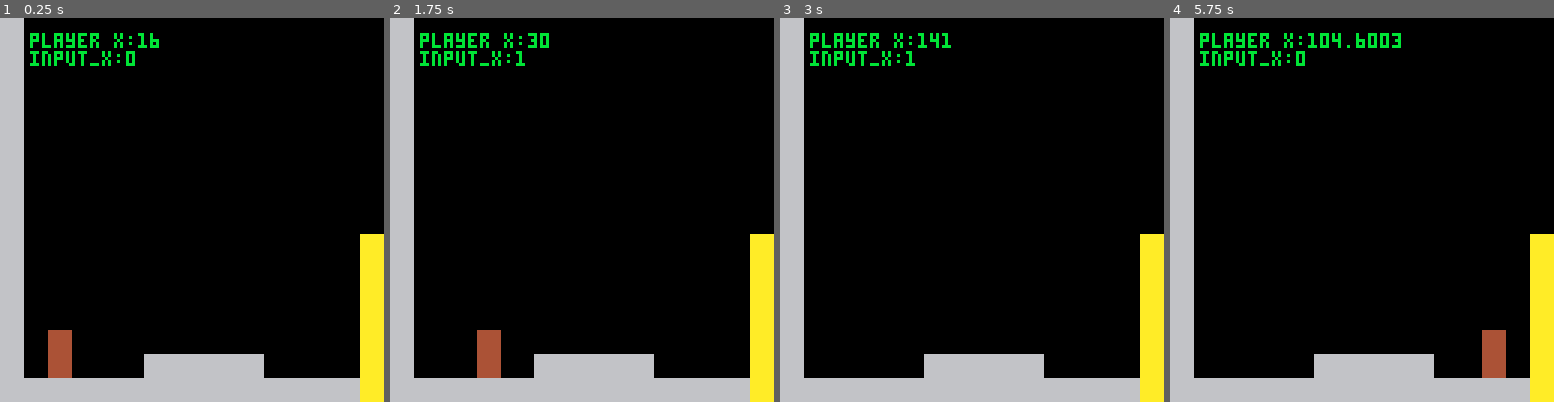
Above: before the commit, frames 1-4 (left to right).
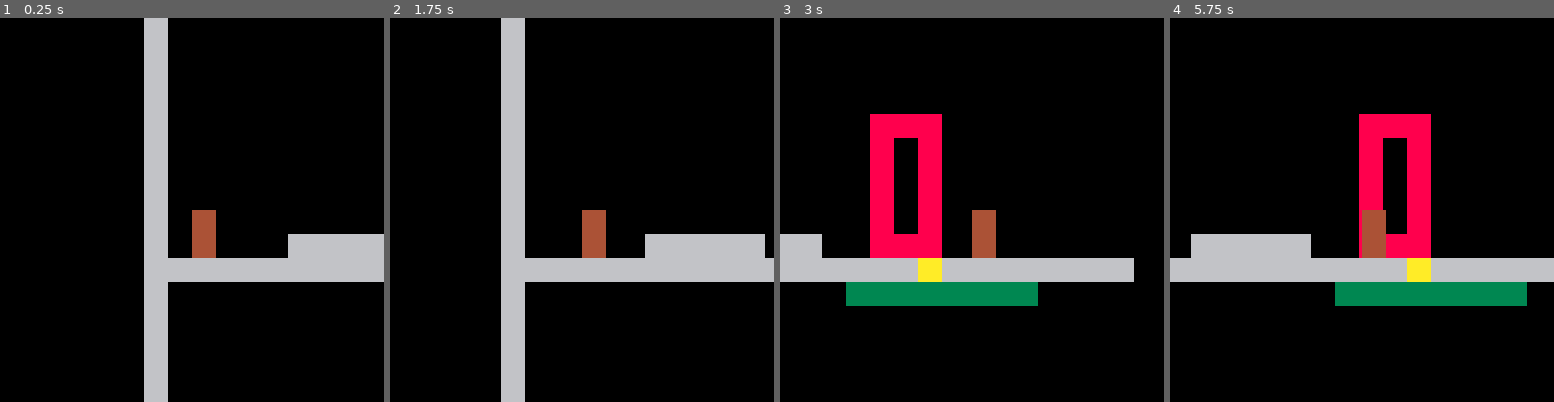
Above: after the commit, the same moments.

Repository: DiegoArmando/gbgj-08-22
Game: PICO-8 cartridge gbgj_8_22.p8
Same seed, same stepped clock (60 frames per second), same inputs: the game is played once before the commit and once after it.
Inputs:
- Up to frame 1 (0.25 s): no input
- Up to frame 2 (1.75 s): tap X (X key) at 0.33, 1.07 s; tap O (Z key) at 0.7, 1.7 s; hold Right from 1.6 s (still down)
- Up to frame 3 (3 s): tap X (X key) at 1.85, 2.97 s; release Right at 2.1 s; tap O (Z key) at 2.1, 2.5, 2.9 s; hold Up 2.15-2.42 s; hold Right from 2.47 s (still down)
- Up to frame 4 (5.75 s): release Right at 3.03 s; hold Left 3.08-3.58 s; tap O (Z key) every 0.4 s from 3.3 to 5.7 s; hold Down 3.63-3.97 s; hold Right 4.02-4.68 s; tap X (X key) at 4.08, 5.2 s; hold Up 4.73-5.03 s; hold Left 5.08-5.68 s; hold Down from 5.73 s (still down)

The runs differ from the first frame. In frame 1, 28% of the frame differs, in the area x 0-100%, y 0-100%; in frame 2, 30%; in frame 3, 32%; in frame 4, 34%.

Commit message:
Trigger updates

Diff:
--- a/gbgj_8_22.p8
+++ b/gbgj_8_22.p8
@@ -9,7 +9,7 @@
 player.speed_x = 0
 player.y = 104
 
-current_room_id = 0
+room_id = 1
 
 k_left=0
 k_right=1
@@ -17,6 +17,14 @@
 k_down=3
 k_interact=4
 k_other=5
+
+rooms = {}
+-- Trigger format:
+-- Upper Left Tile X,Y, Lower Right tile X,Y, Target Room, Target X, Target Y
+rooms[1] = { {13,9,15,14,1,33,12} }
+--rooms[0].spawn =
+rooms[2] = { {29,9,31,4,0}, {48,9,50,14,2} }
+rooms[3] = { {58,9,60,14,1}}
 
 input_x = 0
 input_interact = false
@@ -100,15 +108,28 @@
     player.speed_x = approach(player.speed_x, input_x * target, accel)
 
     player.x += player.speed_x
+
+    -- Check for room triggers
+    for trigger in all(rooms[room_id]) do
+        if player.x > (trigger[1] * 8) and
+        player.x < (trigger[3] * 8) and
+        player.y < (trigger[2] * 8) and
+        player.y > (trigger[4] * 8) then
+            room_id = trigger[5]
+            player.x = trigger[6] * 8
+            player.y = trigger[7] * 8
+        end
+    end
+
 end
 
 function _draw()
     cls()
     map(0, 0, 0, 0, 128, 64)
 
-    if current_room_id == 0 then
-        camera(0,0)
-    end
+    --if current_room_id == 0 then
+    camera(player.x - 64, player.y - 64)
+    --end
 
     print("player x:"..player.x, 10, 5, 11)
 	print("input_x:"..input_x, 10, 11, 11)
@@ -188,22 +209,22 @@
 0000010000000000000000000000000000000000000000000000000000000000000000000000000000000000000000000000000000000000000000000000000000000000000000000000000000000000000000000000000000000000000000000000000000000000000000000000000000000000000000000000000000000000
 0000000000000000000000000000000000000000000000000000000000000000000000000000000000000000000000000000000000000000000000000000000000000000000000000000000000000000000000000000000000000000000000000000000000000000000000000000000000000000000000000000000000000000
 __map__
-0100000000000000000000000000000000000000000000000000000000000000000000000000000000000000000000000000000000000000000000000000000000000000000000000000000000000000000000000000000000000000000000000000000000000000000000000000000000000000000000000000000000000000
-0100000000000000000000000000000000000000000000000000000000000000000000000000000000000000000000000000000000000000000000000000000000000000000000000000000000000000000000000000000000000000000000000000000000000000000000000000000000000000000000000000000000000000
-0100000000000000000000000000000000000000000000000000000000000000000000000000000000000000000000000000000000000000000000000000000000000000000000000000000000000000000000000000000000000000000000000000000000000000000000000000000000000000000000000000000000000000
-0100000000000000000000000000000000000000000000000000000000000000000000000000000000000000000000000000000000000000000000000000000000000000000000000000000000000000000000000000000000000000000000000000000000000000000000000000000000000000000000000000000000000000
-0100000000000000000000000000000000000000000000000000000000000000000000000000000000000000000000000000000000000000000000000000000000000000000000000000000000000000000000000000000000000000000000000000000000000000000000000000000000000000000000000000000000000000
-0100000000000000000000000000000000000000000000000000000000000000000000000000000000000000000000000000000000000000000000000000000000000000000000000000000000000000000000000000000000000000000000000000000000000000000000000000000000000000000000000000000000000000
-0100000000000000000000000000000000000000000000000000000000000000000000000000000000000000000000000000000000000000000000000000000000000000000000000000000000000000000000000000000000000000000000000000000000000000000000000000000000000000000000000000000000000000
-0100000000000000000000000000000000000000000000000000000000000000000000000000000000000000000000000000000000000000000000000000000000000000000000000000000000000000000000000000000000000000000000000000000000000000000000000000000000000000000000000000000000000000
-0100000000000000000000000000000000000000000000000000000001010101010101010101000000000000000000000000000000000000000000000000000000000000000000000000000000000000000000000000000000000000000000000000000000000000000000000000000000000000000000000000000000000000
-0100000000000000000000000000000200000000000000000000000000000000000000000000000000000000000000000000000000000000000000000000000000000000000000000000000000000000000000000000000000000000000000000000000000000000000000000000000000000000000000000000000000000000
-0100000000000000000000000000000200000000000000000000000000000000000000000000000000000000000000000000000000000000000000000000000000000000000000000000000000000000000000000000000000000000000000000000000000000000000000000000000000000000000000000000000000000000
-0100000000000000000000000000000200000000000000000000000000000000000000000000000000000000000000000000000000000000000000000000000000000000000000000000000000000000000000000000000000000000000000000000000000000000000000000000000000000000000000000000000000000000
-0100000000000000000000000000000200000000000000000000000000000000000000000000000000000000000000000000000000000000000000000000000000000000000000000000000000000000000000000000000000000000000000000000000000000000000000000000000000000000000000000000000000000000
-0100000000000000000000000000000200000000000000000000000000000000000000000000000000000000000000000000000000000000000000000000000000000000000000000000000000000000000000000000000000000000000000000000000000000000000000000000000000000000000000000000000000000000
-0100000000000101010101000000000200000000000000000000000000000000000000000000000000000000000000000000000000000000000000000000000000000000000000000000000000000000000000000000000000000000000000000000000000000000000000000000000000000000000000000000000000000000
-0101010101010101010101010101010201010101010101010000000000000000000000000000000000000000000000000000000000000000000000000000000000000000000000000000000000000000000000000000000000000000000000000000000000000000000000000000000000000000000000000000000000000000
+010000000000000000000000000000000000000000000000000000001b000000000000000000000000000000000000000000000000000000001d1d1d1d1d1d1d1d1d1d1d1d1d1d1d1d1d1d1d1d1d1d1d000000000000000000000000000000000000000000000000000000000000000000000000000000000000000000000000
+010000000000000000000000000000000000000000000000000000001b000000000000000000000000000000000000000000000000000000001d0000000000000000000000000000000000000000001d000000000000000000000000000000000000000000000000000000000000000000000000000000000000000000000000
+010000000000000000000000000000000000000000000000000000001b000000000000000000000000000000000000000000001b00000000001d0000000000000000000000000000000000000000001d000000000000000000000000000000000000000000000000000000000000000000000000000000000000000000000000
+010000000000000000000000000000000000000000000000000000001b000000000000000000000000000000000000000000001b00000000001d0000000000000000000000000000000000000000001d000000000000000000000000000000000000000000000000000000000000000000000000000000000000000000000000
+010000000000000000000000000000000000000000000000000000001b000000000000000000000000000000000000000000001b00000000001d0000000000000000000000000000000000000000001d000000000000000000000000000000000000000000000000000000000000000000000000000000000000000000000000
+010000000000000000000000000000000000000000000000000000001b000000000000000000000000000000000000000000001b00000000001d0000000000000000000000000000000000000000001d000000000000000000000000000000000000000000000000000000000000000000000000000000000000000000000000
+010000000000000000000000000000000000000000000000000000001b000000000000000000000000000000000000000000001b00000000001d0000000000000000000000000000000000000000001d000000000000000000000000000000000000000000000000000000000000000000000000000000000000000000000000
+010000000000000000000000000000000000000000000000000000001b000000000000000000000000000000000000000000001b00000000001d0000000000000000000000000000000000000000001d000000000000000000000000000000000000000000000000000000000000000000000000000000000000000000000000
+010000000000000000000000000000000000000000000000000000001b010101010101010101000000000000000000000000001b00000000001d0000000000000000000000000000000000000000001d000000000000000000000000000000000000000000000000000000000000000000000000000000000000000000000000
+010000000000000000000000001a1a1a0000000000000000000000001b1a1a1a000000000000000000000000000000001a1a1a1b00000000001d1a1a1a0000000000000000000000000000000000001d000000000000000000000000000000000000000000000000000000000000000000000000000000000000000000000000
+010000000000000000000000001a001a0000000000000000000000001b1a001a000000000000000000000000000000001a001a1b00000000001d1a001a0000000000000000000000000000000000001d000000000000000000000000000000000000000000000000000000000000000000000000000000000000000000000000
+010000000000000000000000001a001a0000000000000000000000001b1a001a000000000000000000000000000000001a001a1b00000000001d1a001a0000000000000000000000000000000000001d000000000000000000000000000000000000000000000000000000000000000000000000000000000000000000000000
+010000000000000000000000001a001a0000000000000000000000001b1a001a000000000000000000000000000000001a001a1b00000000001d1a001a0000000000000000000000000000000000001d000000000000000000000000000000000000000000000000000000000000000000000000000000000000000000000000
+010000000000000000000000001a001a0000000000000000000000001b1a001a000000000000000000000000000000001a001a1b00000000001d1a001a0000000000000000000000000000000000001d000000000000000000000000000000000000000000000000000000000000000000000000000000000000000000000000
+010000000000010101010100001a1a1a0000000000000000000000001b1a1a1a000000000000000000000000000000001a1a1a1b00000000001d1a1a1a0000000000000000000000000000000000001d000000000000000000000000000000000000000000000000000000000000000000000000000000000000000000000000
+010101010101010101010101010101020101010101010101000000001b1b1b1b1b1b1b1b1b1b1b1b1b1b1b1b1b1b1b1b1b1b1b1b00000000001d1d1d1d1d1d1d1d1d1d1d1d1d1d1d1d1d1d1d1d1d1d1d000000000000000000000000000000000000000000000000000000000000000000000000000000000000000000000000
 0100000000000000000000000303030303030303000000000000000000000000000000000000000000000000000000000000000000000000000000000000000000000000000000000000000000000000000000000000000000000000000000000000000000000000000000000000000000000000000000000000000000000000
 0100000000000000000000000000000000000000000000000000000000000000000000000000000000000000000000000000000000000000000000000000000000000000000000000000000000000000000000000000000000000000000000000000000000000000000000000000000000000000000000000000000000000000
 0100000000000000000000000000000000000000000000000000000000000000000000000000000000000000000000000000000000000000000000000000000000000000000000000000000000000000000000000000000000000000000000000000000000000000000000000000000000000000000000000000000000000000
